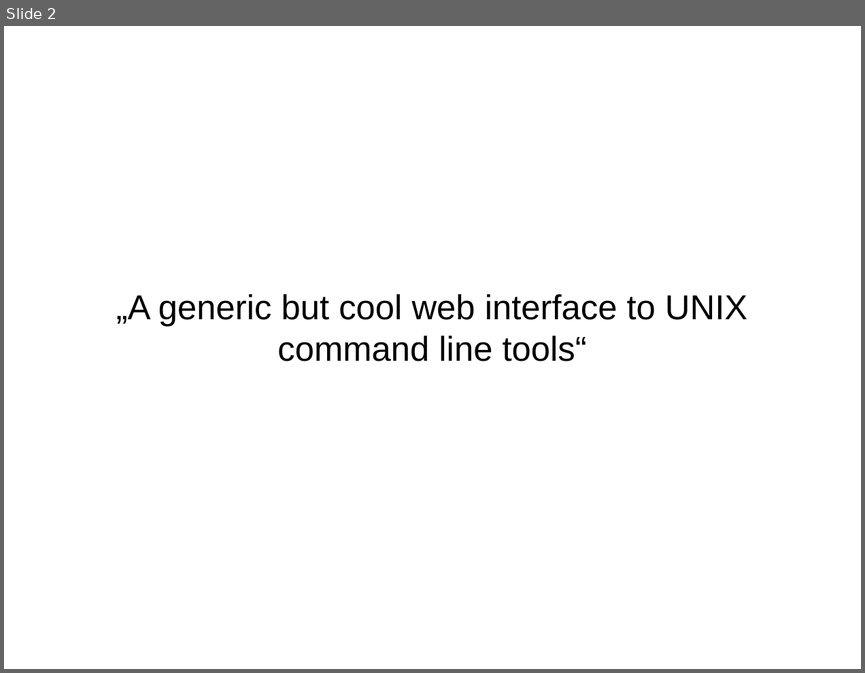
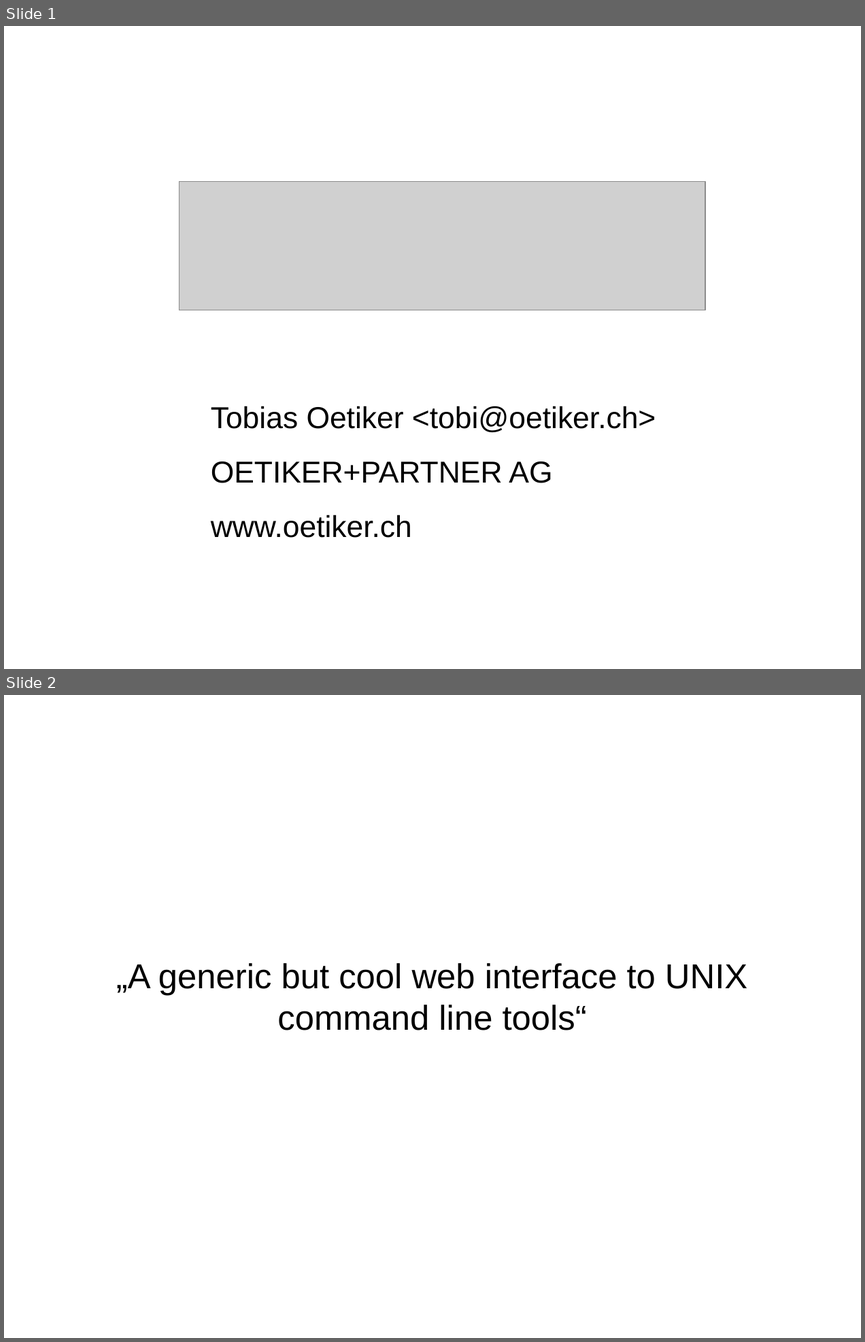
Before and after one commit to oetiker/remOcular, a slide deck: PR/remocular-netnod-2011-10.odp. Shown one above the other, each under a label of ours: slide 2 before the commit, slides 1 and 2 after it. The pictures are 865x673 and 865x1342 pixels, drawn with LibreOffice and Linux fonts; fonts in the diff are those of the drawing; grey boxes stand for pictures. Boxes give left, top, right and bottom in pixels: in the first picture for what was removed or moved away, otherwise in the second. Text is boxed around its words. In the diff, an @@ line names an element or a change of style, - is before the commit and + after.

```diff
--- a/PR/remocular-netnod-2011-10.odp
+++ b/PR/remocular-netnod-2011-10.odp
@@ slide 1 added at (x1=4, y1=26, x2=861, y2=669), background #FFFFFF @@
@@ picture added at (x1=179, y1=182, x2=705, y2=310) @@
@@ text added at (x1=211, y1=405, x2=655, y2=537), 28 pt, text #000000 @@
+Tobias Oetiker <tobi@oetiker.ch>
+OETIKER+PARTNER AG
+www.oetiker.ch
```
Also in this commit, not shown: 1 slide changed, 1 other slide added, 1 slide removed.
